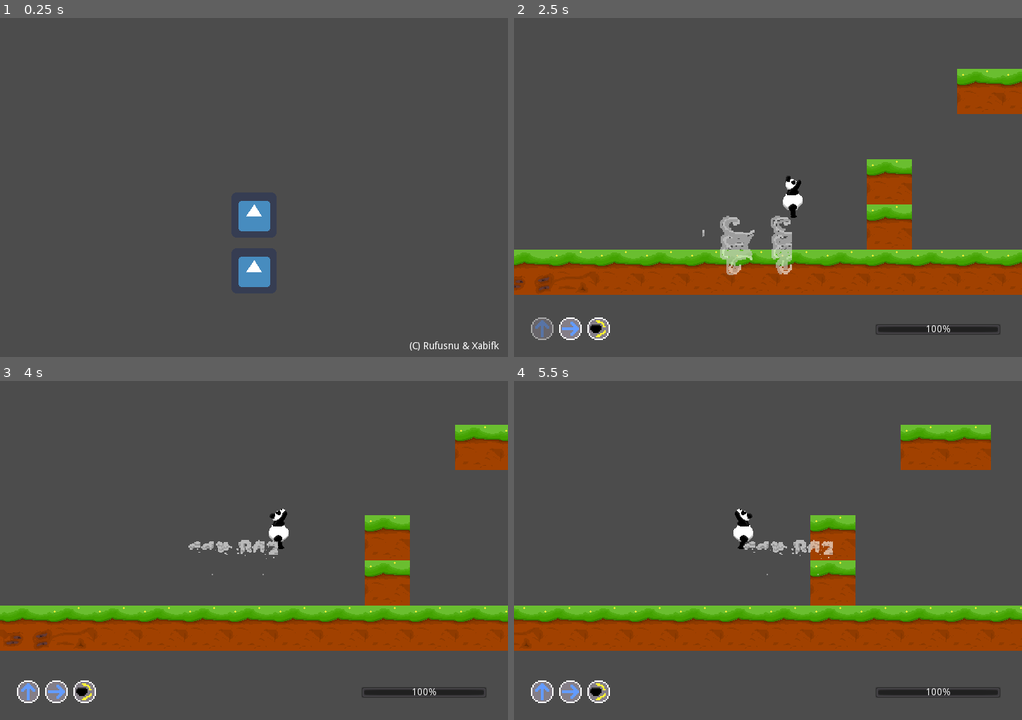
Above: before the commit, frames 1-4 (two rows, left to right).
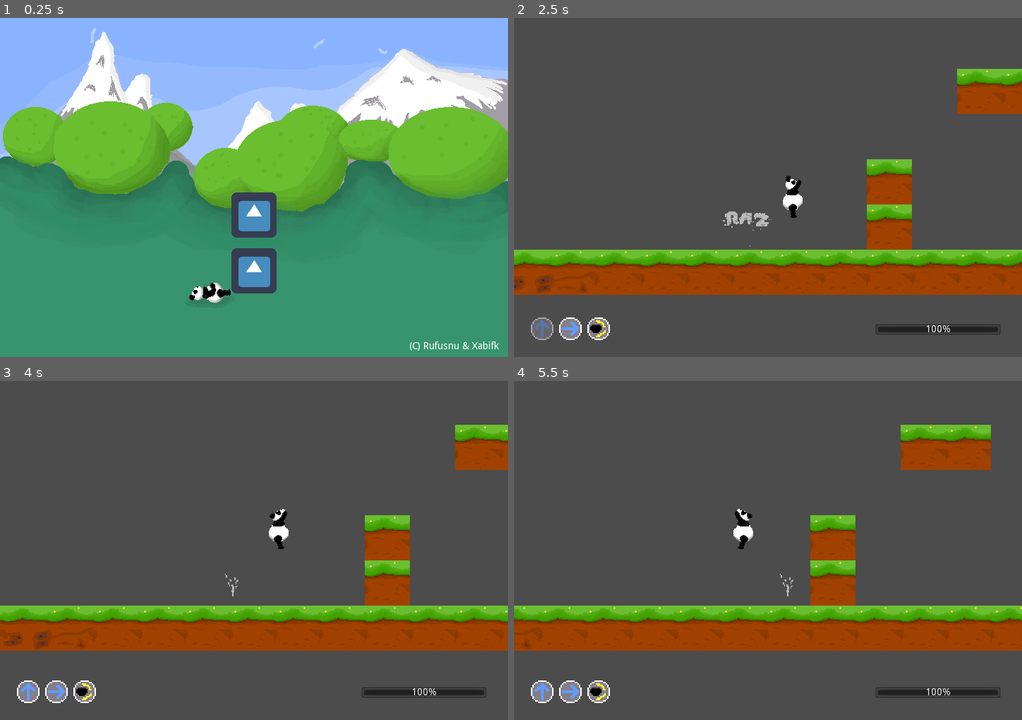
Above: after the commit, the same moments.

Repository: Rufusnu/itecgame
Game: Godot game, scene res://Scenes/MainScene.tscn
Same seed, same stepped clock (60 frames per second), same inputs: the game is played once before the commit and once after it. The engine's default icon, where the game draws it, is replaced by a stand-in: a white triangle on a blue panel in a dark square.
Inputs (mouse positions are in pixels of both pictures, inside the frame that each line leads up to):
- Up to frame 1 (0.25 s): no input
- Up to frame 2 (2.5 s): click (768, 214) at 0.5 s; tap Enter at 1.25 s; hold Right (ui_right) from 1.28 s (still down); tap Up (ui_up) at 1.52, 2.27 s
- Up to frame 3 (4 s): release Right (ui_right) at 2.78 s; hold Left (ui_left) 2.78-3.53 s; hold Right (ui_right) from 3.53 s (still down); tap Up (ui_up) at 3.77 s
- Up to frame 4 (5.5 s): tap Up (ui_up) at 4.52, 5.27 s; release Right (ui_right) at 5.03 s; hold Left (ui_left) from 5.03 s (still down)

The runs differ from the first frame. In frame 1, 98% of the frame differs, in the area x 0-100%, y 0-100%; in frame 2, 1.4%; in frame 3, 0.4%; in frame 4, 0.4%.

Commit message:
som anim

Diff:
--- a/Animations/JumpAnimation.tscn
+++ b/Animations/JumpAnimation.tscn
@@ -1,9 +1,10 @@
-[gd_scene load_steps=5 format=2]
+[gd_scene load_steps=6 format=2]
 
 [ext_resource path="res://Animations/JumpAnimation.gd" type="Script" id=1]
 [ext_resource path="res://Animations/player/jump_particles.png" type="Texture" id=2]
 [ext_resource path="res://Animations/player/Player_air_jump.tres" type="Animation" id=3]
-[ext_resource path="res://Animations/player/Player_ground_jump.tres" type="Animation" id=4]
+[ext_resource path="res://Animations/player/Player_dash_particles.tres" type="Animation" id=4]
+[ext_resource path="res://Animations/player/Player_ground_jump.tres" type="Animation" id=5]
 
 [node name="JumpAnimation" type="Node2D" index="0"]
 
@@ -14,8 +15,8 @@
 modulate = Color( 1, 1, 1, 0.607765 )
 scale = Vector2( 1.5, 1.5 )
 texture = ExtResource( 2 )
-hframes = 13
-frame = 4
+hframes = 23
+frame = 13
 _sections_unfolded = [ "Animation", "Transform", "Visibility" ]
 
 [node name="AnimationPlayer" type="AnimationPlayer" parent="Sprite" index="0"]
@@ -26,7 +27,8 @@
 playback_default_blend_time = 0.0
 playback_speed = 1.0
 anims/air_jump = ExtResource( 3 )
-anims/ground_jump = ExtResource( 4 )
+anims/dash_particles = ExtResource( 4 )
+anims/ground_jump = ExtResource( 5 )
 blend_times = [  ]
 
 [node name="Timer" type="Timer" parent="." index="1"]
--- /dev/null
+++ b/Animations/player/Player_dash_particles.tres
@@ -0,0 +1,20 @@
+[gd_resource type="Animation" format=2]
+
+[resource]
+
+resource_name = "dash_particles"
+length = 0.7
+loop = false
+step = 0.04
+tracks/0/type = "value"
+tracks/0/path = NodePath(".:frame")
+tracks/0/interp = 1
+tracks/0/loop_wrap = true
+tracks/0/imported = false
+tracks/0/enabled = true
+tracks/0/keys = {
+"times": PoolRealArray( 0, 0.04, 0.08, 0.16, 0.24, 0.32, 0.4, 0.48, 0.56 ),
+"transitions": PoolRealArray( 1, 1, 1, 1, 1, 1, 1, 1, 1 ),
+"update": 1,
+"values": [ 13, 14, 15, 16, 17, 18, 19, 20, 21 ]
+}
--- a/Scenes/MainScene.tscn
+++ b/Scenes/MainScene.tscn
@@ -1,7 +1,27 @@
-[gd_scene load_steps=3 format=2]
+[gd_scene load_steps=5 format=2]
 
 [ext_resource path="res://Scripts/MainScene.gd" type="Script" id=1]
 [ext_resource path="res://Scenes/Menu.tscn" type="PackedScene" id=2]
+[ext_resource path="res://Animations/background_panda.png" type="Texture" id=3]
+
+[sub_resource type="Animation" id=1]
+
+resource_name = "bg"
+length = 3.0
+loop = true
+step = 0.3
+tracks/0/type = "value"
+tracks/0/path = NodePath(".:frame")
+tracks/0/interp = 1
+tracks/0/loop_wrap = true
+tracks/0/imported = false
+tracks/0/enabled = true
+tracks/0/keys = {
+"times": PoolRealArray( 0, 0.3, 0.6, 0.9, 1.2, 1.5, 1.8, 2.1, 2.4, 2.7 ),
+"transitions": PoolRealArray( 1, 1, 1, 1, 1, 1, 1, 1, 1, 1 ),
+"update": 1,
+"values": [ 0, 1, 2, 3, 4, 5, 6, 7, 8, 9 ]
+}
 
 [node name="MainScene" type="Node2D" index="0"]
 
@@ -9,6 +29,23 @@
 
 [node name="Menu" parent="." index="0" instance=ExtResource( 2 )]
 
+[node name="Sprite" type="Sprite" parent="Menu" index="0"]
+
+position = Vector2( 360, 240 )
+texture = ExtResource( 3 )
+hframes = 10
+_sections_unfolded = [ "Animation", "Offset" ]
+
+[node name="AnimationPlayer" type="AnimationPlayer" parent="Menu/Sprite" index="0"]
+
+root_node = NodePath("..")
+autoplay = "bg"
+playback_process_mode = 1
+playback_default_blend_time = 0.0
+playback_speed = 1.0
+anims/bg = SubResource( 1 )
+blend_times = [  ]
+
 [connection signal="pressed" from="Menu/Start" to="." method="_on_Start_pressed"]
 
 
Not shown, added: Animations/background_panda.png.import
Binary file changed: Animations/player/jump_particles.png
Not shown, added: Textures/terrain/grass_bg.png.import
Not shown, added: Textures/terrain/tile_dream01.png.import
Not shown, added: Textures/terrain/tile_dream02.png.import
